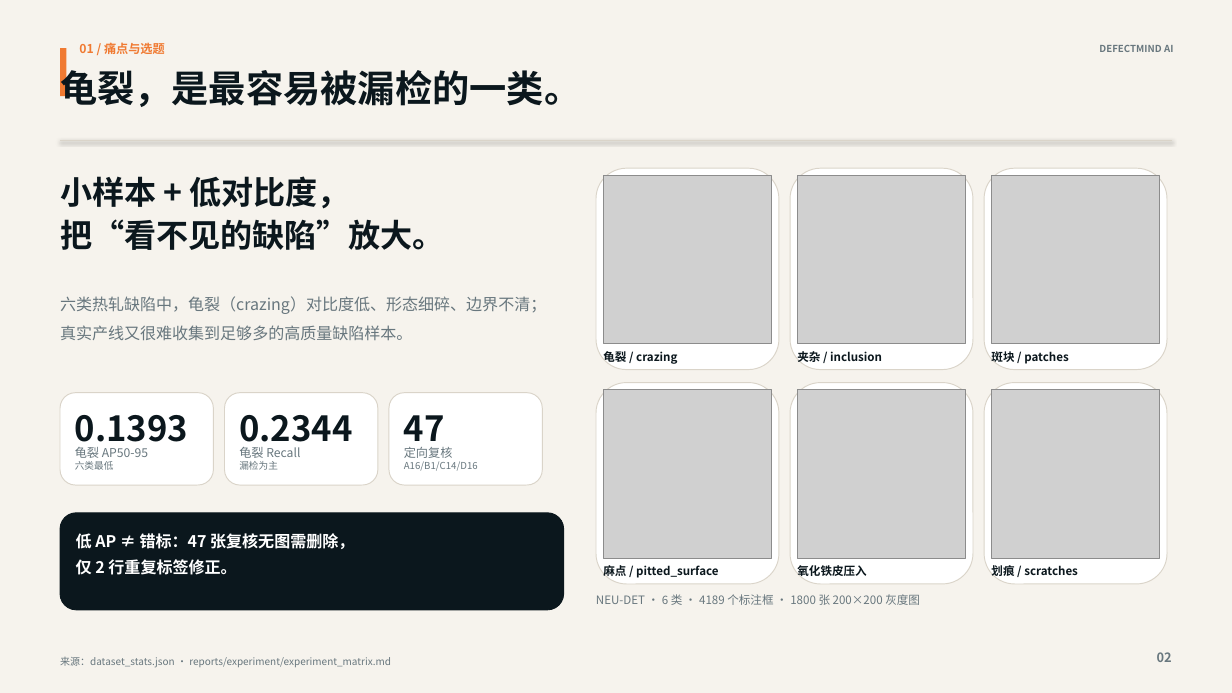
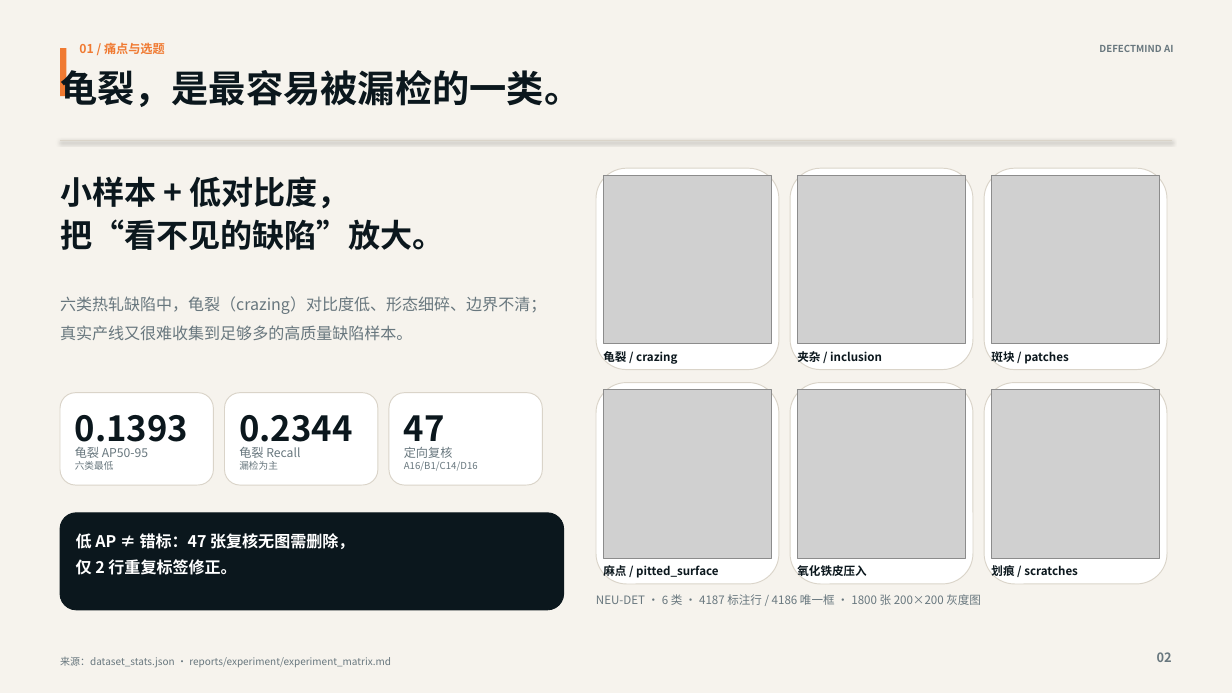
Before and after one commit to zzq10086/defectmind-ai-showcase, a slide deck: slide 2 of DefectMind_AI_答辩PPT.pptx. Drawn at 1232x693 pixels with LibreOffice and Linux fonts; fonts in the diff are those of the drawing; grey boxes stand for pictures. Boxes give left, top, right and bottom in pixels: in the first picture for what was removed or moved away, otherwise in the second. Text is boxed around its words. In the diff, an @@ line names an element or a change of style, - is before the commit and + after.

```diff
--- a/DefectMind_AI_答辩PPT.pptx
+++ b/DefectMind_AI_答辩PPT.pptx
@@ text at bbox=[596, 594, 981, 605]: text changed @@
-NEU-DET · 6 类 · 4189 个标注框 · 1800 张 200×200 灰度图
+NEU-DET · 6 类 · 4187 标注行 / 4186 唯一框 · 1800 张 200×200 灰度图
```
Also in this commit, not shown: 5 other slides changed, 1 slide added, 1 slide removed, 8 other files.
